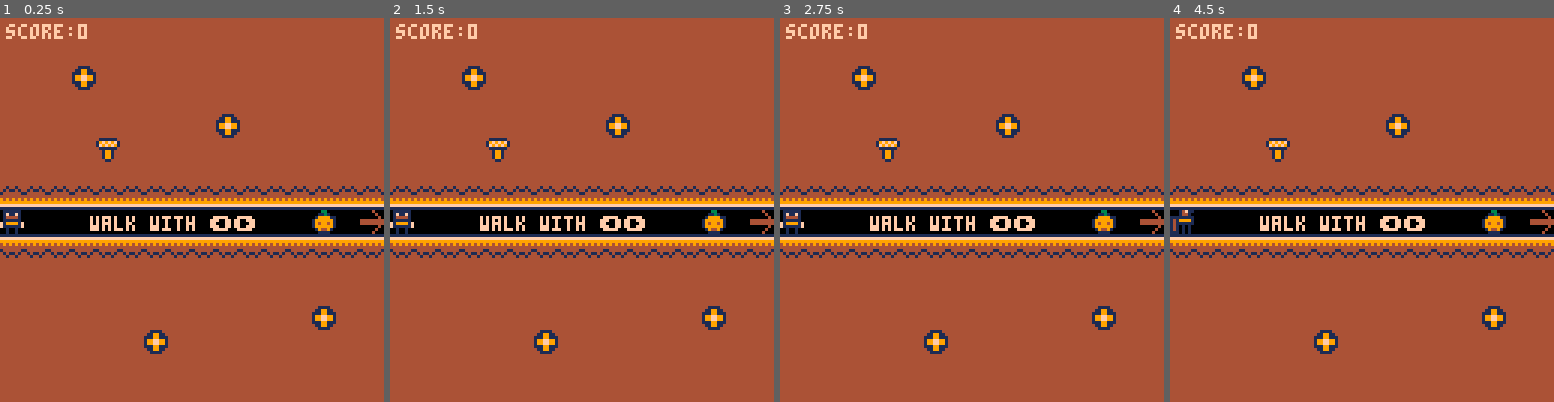
Above: before the commit, frames 1-4 (left to right).
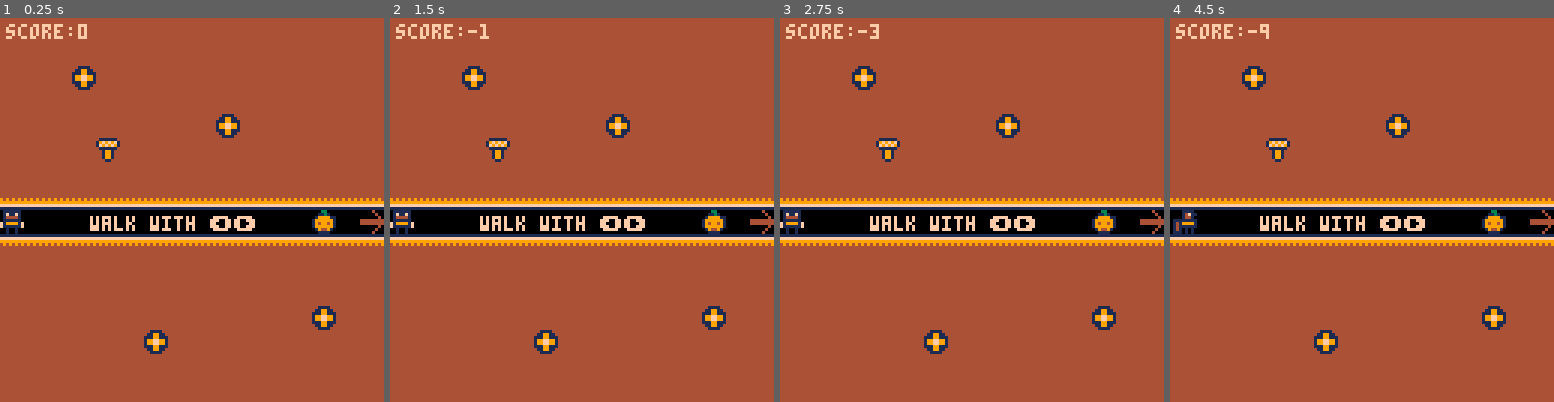
Above: after the commit, the same moments.

Repository: Loremus299/Cozy-Fall-Jam-2026
Game: PICO-8 cartridge i.p8
Two runs of this game, one before a commit and one after it. Both use one fixed random seed, a clock stepped at 60 frames per second and the inputs below.
Inputs:
- Up to frame 1 (0.25 s): no input
- Up to frame 2 (1.5 s): tap O (Z key) at 0.33, 0.7, 1.43 s; tap X (X key) at 1.07 s
- Up to frame 3 (2.75 s): hold Left 1.97-2.37 s; tap X (X key) at 2.07, 2.4, 2.73 s; tap O (Z key) at 2.22 s; hold Down from 2.42 s (still down)
- Up to frame 4 (4.5 s): release Down at 2.82 s; hold Right 2.87-3.53 s; tap X (X key) every 0.33 s from 3.07 to 4.4 s; tap O (Z key) at 3.1, 3.98 s; hold Up 3.58-4.08 s; hold Right from 4.13 s (still down)

The runs differ from the first frame. In frame 1, 1.6% of the frame differs, in the area x 0-100%, y 43-63%; in frame 2, 1.7%; in frame 3, 1.7%; in frame 4, 2.0%, in the area x 0-100%, y 1-63%.

Commit message:
improved last screen

Diff:
--- a/i.p8
+++ b/i.p8
@@ -365,11 +365,30 @@
 
 
 	last = {
-		init = function() end,
-		update = function() end,
+		init = function()
+			displayText = ""
+			subTitle = ""
+
+			if sceneManager.score < 0 then
+				displayText = "really ? this bad ?!"
+				subTitle = "you should retry."
+			end
+		end,
+
+		update = function()
+			onDown(5, function()
+				sceneManager.cur = "l1"
+				sceneManager[sceneManager.cur].init()
+			end)
+		end,
+
 		draw = function()
 			cls(4)
-			print("thank you for playing.", 20, 64, 9)
+			print("thank you for playing.", 20, 48, 9)
+			print("score:"..sceneManager.score, 20, 64, 9)
+			print(displayText, 20, 72, 9)
+			print(subTitle, 20, 80, 9)
+			print("❎ retry", 20, 96, 9)
 		end
 	},
 
@@ -466,7 +485,8 @@
   			end
 			end
 
-			onDown(5, function()
+			onClick(5, function()
+				sceneManager.score -= 1
 				sceneManager[sceneManager.cur].init()
 			end)
 
@@ -538,9 +558,9 @@
 1f99999999999999999999f11f9999f1444444444444444400000000000000000000000000000000000000000000000000000000000000000000000000000000
 1f99494949494949494949f11f9949f1444444444444444400000000000000000000000000000000000000000000000000000000000000000000000000000000
 1f94444444444444444499f11f9499f1444444444444444400000000000000000000000000000000000000000000000000000000000000000000000000000000
-1f99444114444441144449f11f9949f1444449999994444400000000000000000000000000000000000000000000000000000000000000000000000000000000
-1f94441441411414414499f11f9499f1444449ffff94444400000000000000000000000000000000000000000000000000000000000000000000000000000000
-1f99114444144144441149f11f9949f1444449f11f94444400000000000000000000000000000000000000000000000000000000000000000000000000000000
+1f99444444444444444449f11f9949f1444449999994444400000000000000000000000000000000000000000000000000000000000000000000000000000000
+1f94444444444444444499f11f9499f1444449ffff94444400000000000000000000000000000000000000000000000000000000000000000000000000000000
+1f99444444444444444449f11f9949f1444449f11f94444400000000000000000000000000000000000000000000000000000000000000000000000000000000
 1f94444444444444444499f11f9499f1444449f11f94444400000000000000000000000000000000000000000000000000000000000000000000000000000000
 1f99444444444444444449f11f9949f1444449ffff94444400000000000000000000000000000000000000000000000000000000000000000000000000000000
 1f94444444444444444499f11f9499f1444449999994444400000000000000000000000000000000000000000000000000000000000000000000000000000000
@@ -549,9 +569,9 @@
 1f99444444444444444449f11f9949f1444444444444444400000000000000000000000000000000000000000000000000000000000000000000000000000000
 1f94444444444444444499f11f9499f1444444444444444400000000000000000000000000000000000000000000000000000000000000000000000000000000
 1f99444444444444444449f11f9949f1444444444444444400000000000000000000000000000000000000000000000000000000000000000000000000000000
-1f94114444144144441199f144111144411111140000000000000000000000000000000000000000000000000000000000000000000000000000000000000000
-1f99441441411414414449f14119911419f9f9f10000000000000000000000000000000000000000000000000000000000000000000000000000000000000000
-1f94444114444441144499f1111991111f9f9f910000000000000000000000000000000000000000000000000000000000000000000000000000000000000000
+1f94444444444444444499f144111144411111140000000000000000000000000000000000000000000000000000000000000000000000000000000000000000
+1f99444444444444444449f14119911419f9f9f10000000000000000000000000000000000000000000000000000000000000000000000000000000000000000
+1f94444444444444444499f1111991111f9f9f910000000000000000000000000000000000000000000000000000000000000000000000000000000000000000
 1f99444444444444444449f1199ff991411111140000000000000000000000000000000000000000000000000000000000000000000000000000000000000000
 1f94949494949494949499f1199ff991441991440000000000000000000000000000000000000000000000000000000000000000000000000000000000000000
 1f99999999999999999999f111199111441991440000000000000000000000000000000000000000000000000000000000000000000000000000000000000000
